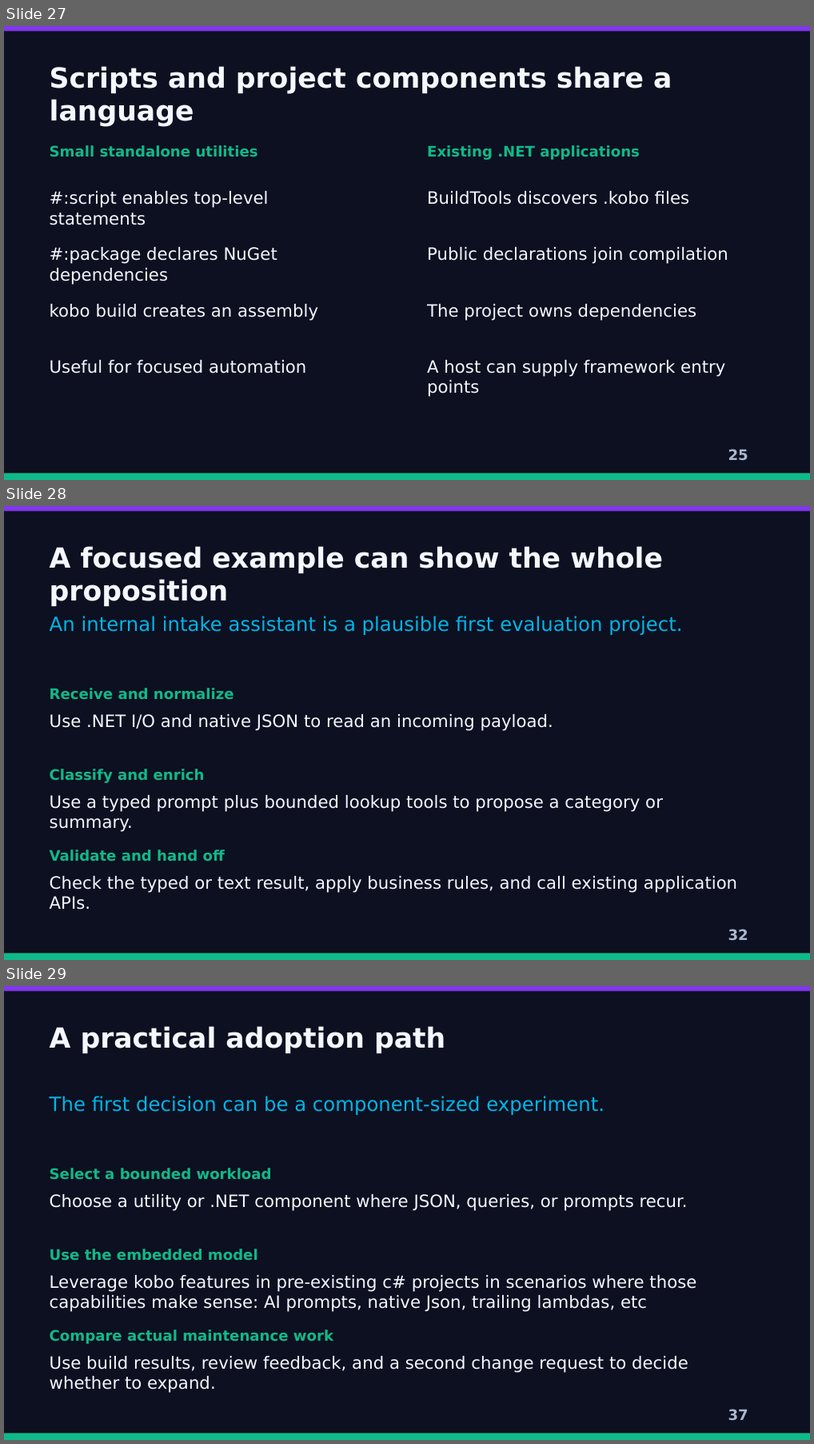
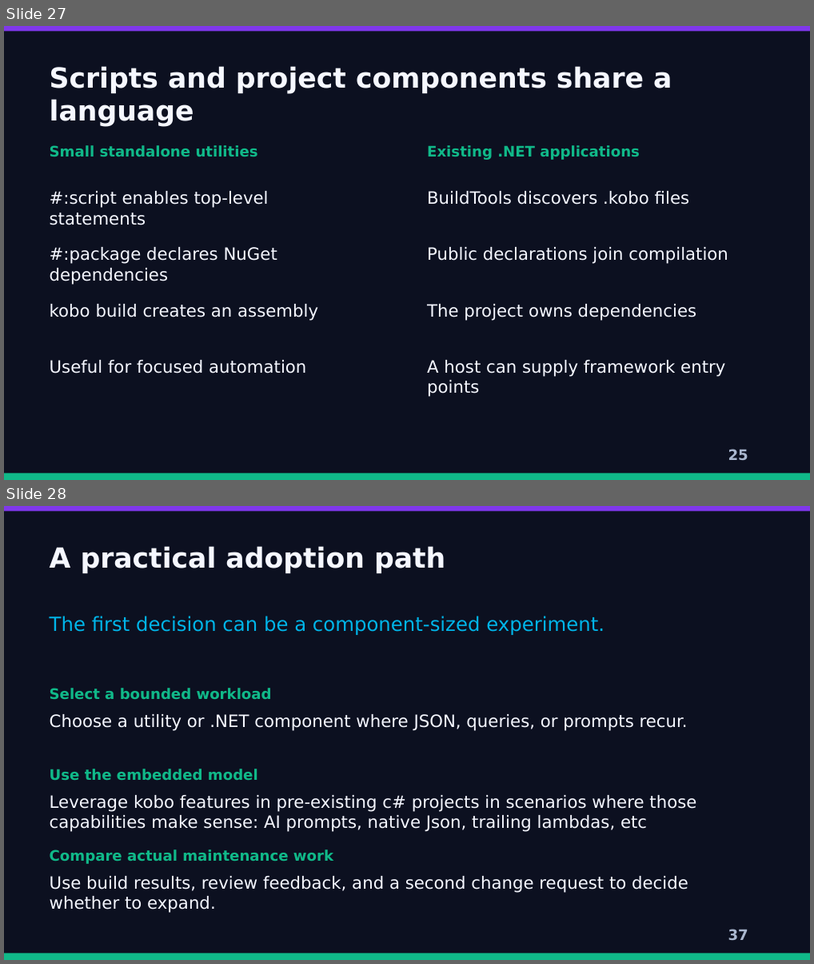
Before and after one commit to thinkmine/Kobo, a slide deck: Why-Kobo.pptx. Shown one above the other, each under a label of ours: slides 27, 28 and 29 before the commit, slides 27 and 28 after it. The pictures are 814x1444 and 814x964 pixels, drawn with LibreOffice and Linux fonts; fonts in the diff are those of the drawing; background and template pictures are left out. Boxes give left, top, right and bottom in pixels: in the first picture for what was removed or moved away, otherwise in the second. Text is boxed around its words. In the diff, an @@ line names an element or a change of style, - is before the commit and + after.

```diff
--- a/Why-Kobo.pptx
+++ b/Why-Kobo.pptx
@@ slide 28 removed at (x1=4, y1=506, x2=810, y2=960), background picture (left out) @@
@@ rectangle removed at (x1=4, y1=506, x2=810, y2=960) @@
@@ rectangle removed at (x1=4, y1=506, x2=810, y2=511) @@
@@ text removed at (x1=50, y1=546, x2=663, y2=607) @@
-A focused example can show the whole proposition
@@ text removed at (x1=50, y1=616, x2=682, y2=635) @@
-An internal intake assistant is a plausible first evaluation project.
@@ text removed at (x1=50, y1=688, x2=234, y2=699) @@
-Receive and normalize
@@ text removed at (x1=50, y1=714, x2=554, y2=731) @@
-Use .NET I/O and native JSON to read an incoming payload.
@@ text removed at (x1=50, y1=768, x2=205, y2=783) @@
-Classify and enrich
@@ text removed at (x1=50, y1=795, x2=663, y2=832) @@
-Use a typed prompt plus bounded lookup tools to propose a category or summary.
@@ text removed at (x1=50, y1=849, x2=225, y2=860) @@
-Validate and hand off
@@ text removed at (x1=50, y1=876, x2=738, y2=909) @@
-Check the typed or text result, apply business rules, and call existing application APIs.
@@ text removed at (x1=729, y1=928, x2=749, y2=940) @@
-32
@@ rectangle removed at (x1=4, y1=953, x2=810, y2=960) @@
@@ what was slide 29 is now slide 28 @@
```
Also in this commit, not shown: 3 slides changed, 18 other files.
